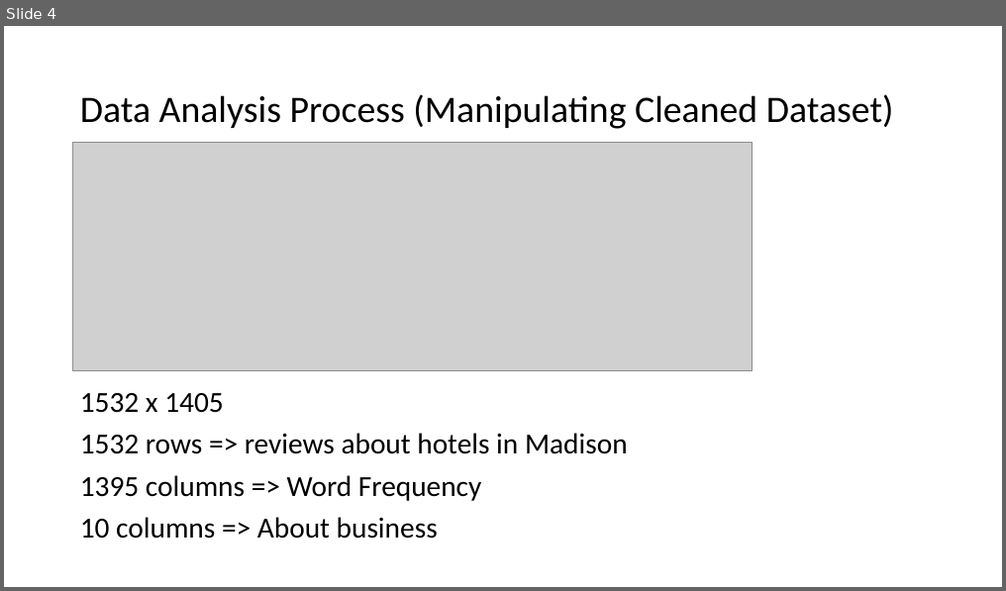
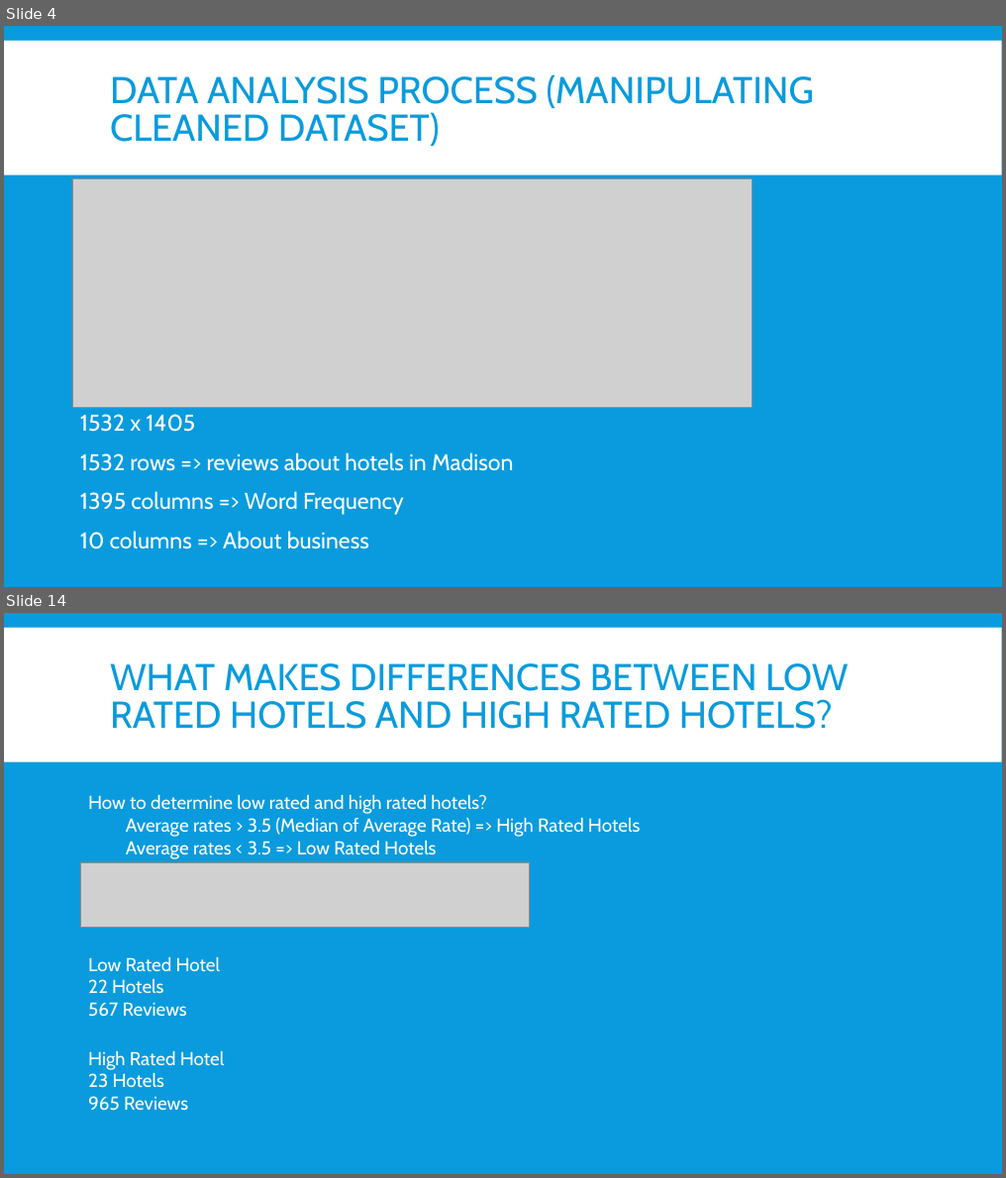
Before and after one commit to cocofreefarm/Module3, a slide deck: Hotels in Madison Area.pptx. Shown one above the other, each under a label of ours: slide 4 before the commit, slides 4 and 14 after it; the slides between them are not shown. The pictures are 1006x591 and 1006x1178 pixels, drawn with LibreOffice and Linux fonts; fonts in the diff are those of the drawing; grey boxes stand for pictures. Boxes give left, top, right and bottom in pixels: in the first picture for what was removed or moved away, otherwise in the second. Text is boxed around its words. In the diff, an @@ line names an element or a change of style, - is before the commit and + after.

```diff
--- a/Hotels in Madison Area.pptx
+++ b/Hotels in Madison Area.pptx
@@ slide 14 added at (x1=4, y1=613, x2=1002, y2=1174), background #099BDD; not listed: 1 template element that a slide beside it also shows @@
@@ title added at (x1=110, y1=663, x2=847, y2=729), 36 pt, text #099BDD @@
+WHAT MAKES DIFFERENCES BETWEEN LOW RATED HOTELS AND HIGH RATED HOTELS?
@@ text added at (x1=88, y1=794, x2=640, y2=860), 18 pt, text #FFFFFF @@
+How to determine low rated and high rated hotels?
+Average rates > 3.5 (Median of Average Rate) => High Rated Hotels
+Average rates < 3.5 => Low Rated Hotels
@@ picture added at (x1=81, y1=863, x2=530, y2=928) @@
@@ text added at (x1=88, y1=957, x2=221, y2=1017), 18 pt, text #FFFFFF @@
+Low Rated Hotel
+22 Hotels
+567 Reviews
@@ text added at (x1=88, y1=1051, x2=225, y2=1111), 18 pt, text #FFFFFF @@
+High Rated Hotel
+23 Hotels
+965 Reviews
@@ slide 4 changed as well @@
@@ background #FFFFFF to #099BDD @@
@@ rectangle added at (x1=4, y1=40, x2=1002, y2=174), fill #FFFFFF @@
@@ title at (x1=110, y1=75, x2=814, y2=146): text changed; font Calibri to Cabin; text colour #000000 to #099BDD @@
-Data Analysis Process (Manipulating Cleaned Dataset)
+DATA ANALYSIS PROCESS (MANIPULATING CLEANED DATASET)
@@ picture moved from (x1=73, y1=142, x2=752, y2=371) to (x1=73, y1=178, x2=752, y2=407) @@
@@ text "1532 x 1405" moved from (x1=80, y1=393, x2=628, y2=539) to (x1=80, y1=414, x2=513, y2=550) @@
@@ text "1532 x 1405" at (x1=80, y1=414, x2=513, y2=550): size 28 to 22 pt, font Calibri to Cabin, text colour #000000 to #FFFFFF; more space between paragraphs @@
```
Also in this commit, not shown: 7 other slides changed, 18 other slides added, 1 other file.
